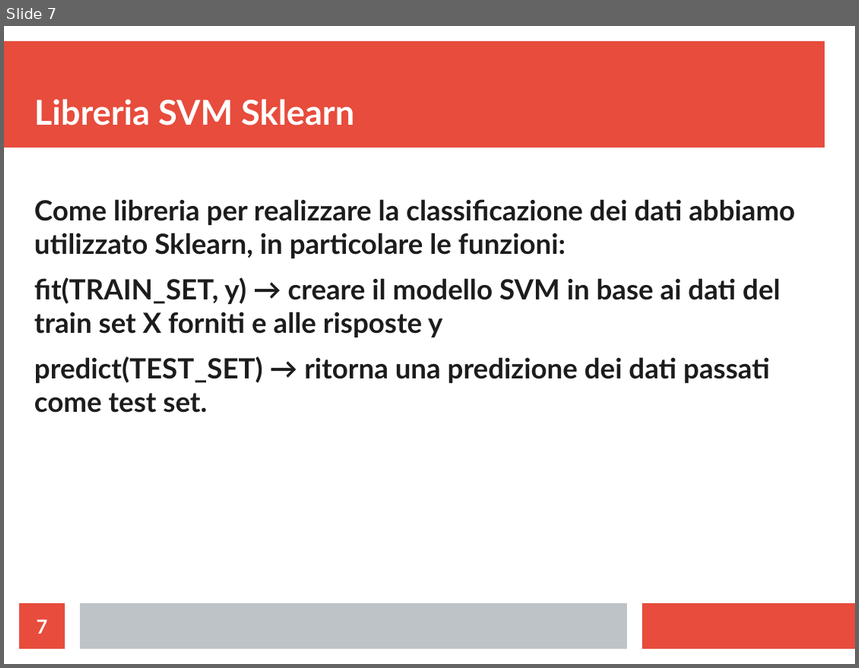
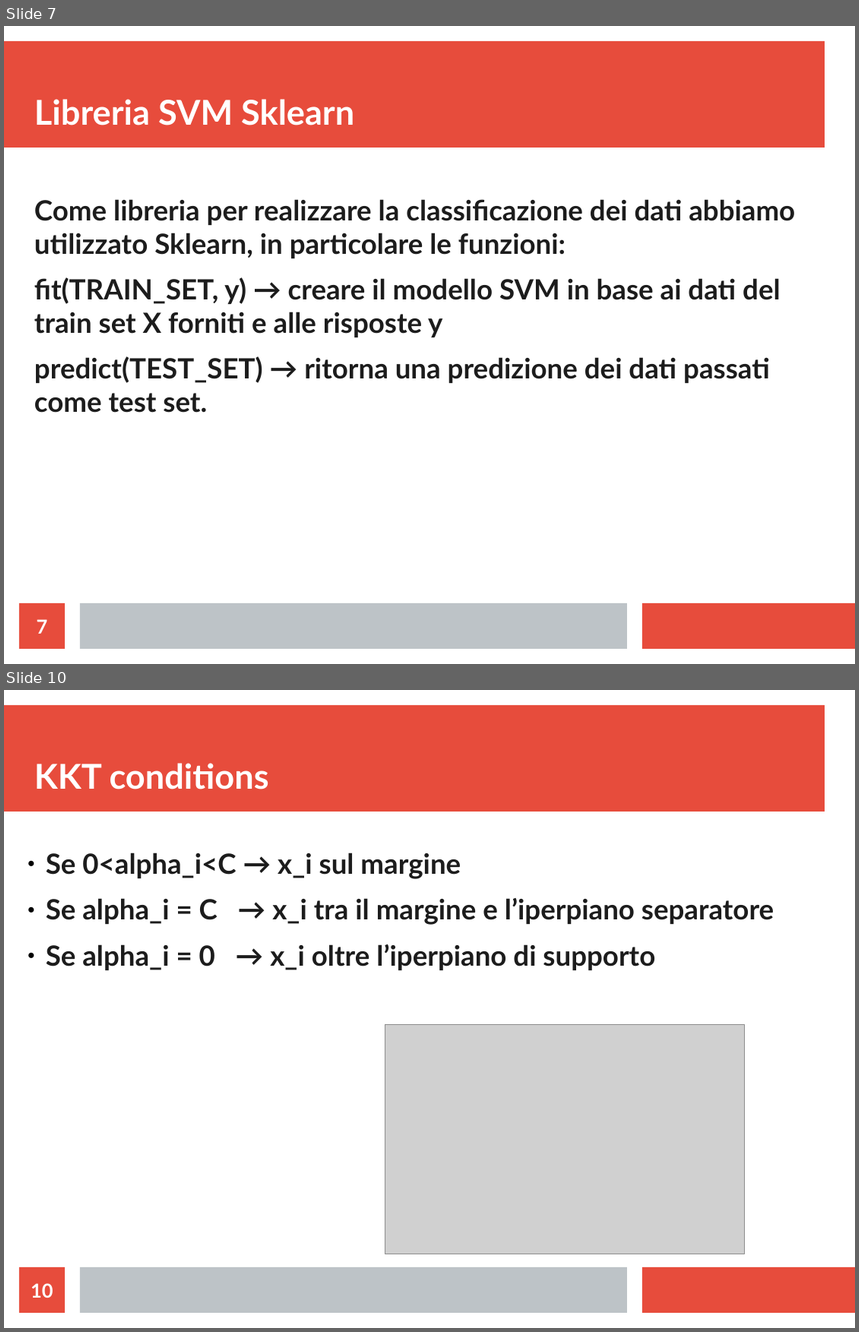
Before and after one commit to elManto/DataMiningForAndroid, a slide deck: DataMining.odp. Shown one above the other, each under a label of ours: slide 7 before the commit, slides 7 and 10 after it; the slides between them are not shown. The pictures are 859x668 and 859x1332 pixels, drawn with LibreOffice and Linux fonts; fonts in the diff are those of the drawing; grey boxes stand for pictures. Boxes give left, top, right and bottom in pixels: in the first picture for what was removed or moved away, otherwise in the second. Text is boxed around its words. In the diff, an @@ line names an element or a change of style, - is before the commit and + after.

```diff
--- a/DataMining.odp
+++ b/DataMining.odp
@@ slide 10 added at [4,690,855,1328], background #FFFFFF; not listed: 3 template elements that a slide beside it also shows @@
@@ title added at [34,763,269,790], 32 pt, text #FFFFFF, bold @@
+KKT conditions
@@ text added at [46,853,774,970], 26 pt, text #1C1C1C, bold @@
+● Se 0<alpha_i<C → x_i sul margine
+● Se alpha_i = C → x_i tra il margine e l’iperpiano separatore
+● Se alpha_i = 0 → x_i oltre l’iperpiano di supporto
@@ picture added at [385,1024,745,1254] @@
@@ page number added at [19,1268,65,1313], fill #E74C3C, 18 pt, text #FFFFFF, bold @@
+10
```
Also in this commit, not shown: 5 slides changed, 1 other file.
